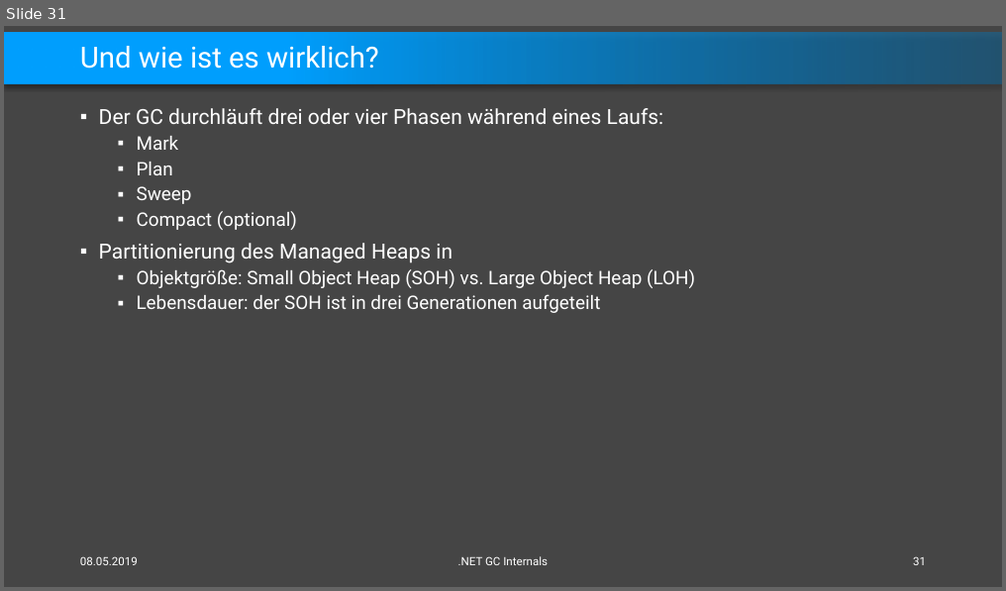
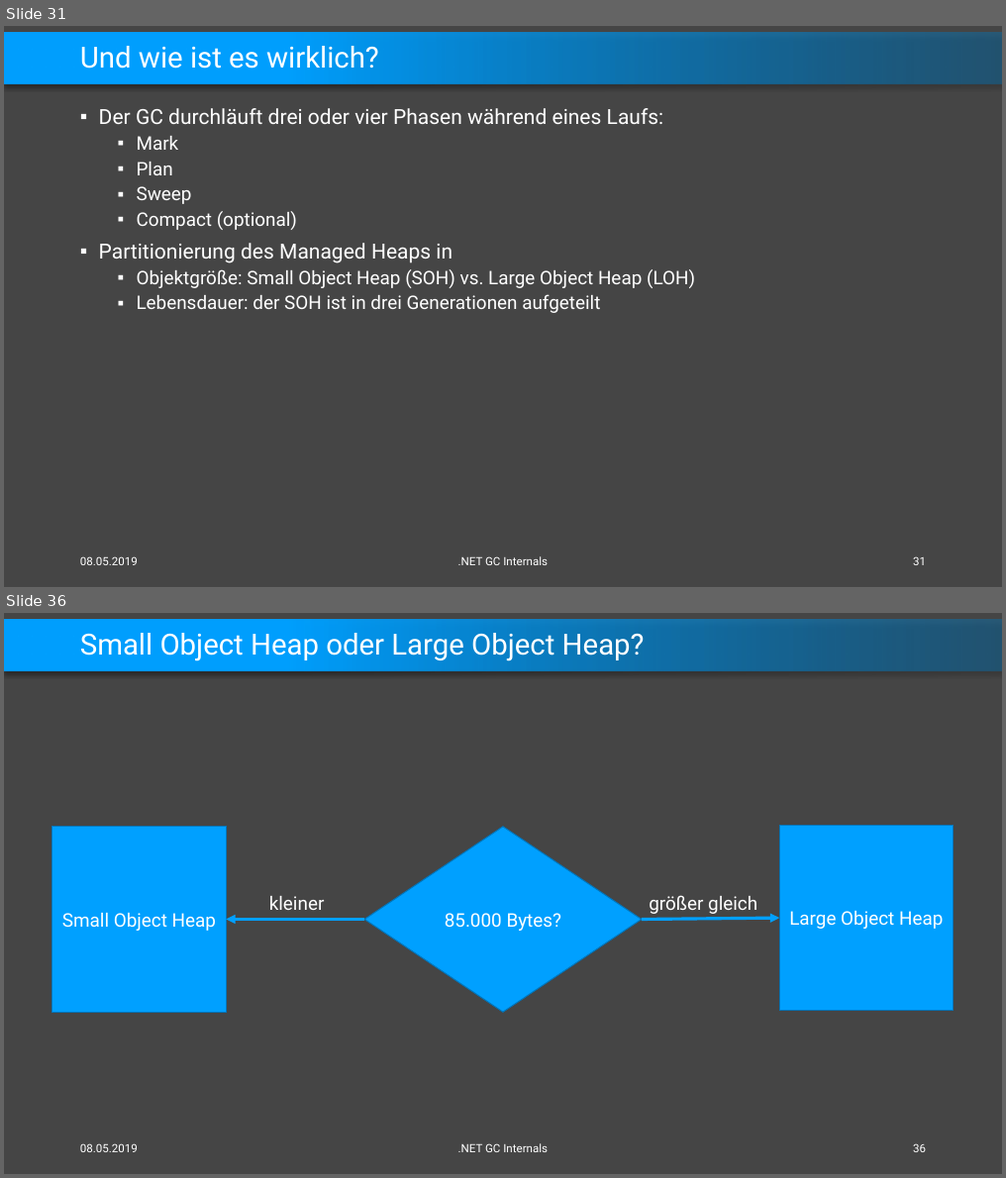
Before and after one commit to feO2x/DotnetGCInternals, a slide deck: Dotnet GC Internals.pptx. Shown one above the other, each under a label of ours: slide 31 before the commit, slides 31 and 36 after it; the slides between them are not shown. The pictures are 1006x591 and 1006x1178 pixels, drawn with LibreOffice and Linux fonts; fonts in the diff are those of the drawing. Boxes give left, top, right and bottom in pixels: in the first picture for what was removed or moved away, otherwise in the second. Text is boxed around its words. In the diff, an @@ line names an element or a change of style, - is before the commit and + after.

```diff
--- a/Dotnet GC Internals.pptx
+++ b/Dotnet GC Internals.pptx
@@ slide 36 added at (x1=4, y1=613, x2=1002, y2=1174), background #454545; not listed: 1 template element that a slide beside it also shows @@
@@ title added at (x1=80, y1=633, x2=645, y2=662), 28 pt, text #FFFFFF @@
+Small Object Heap oder Large Object Heap?
@@ rectangle added at (x1=53, y1=827, x2=227, y2=1012), fill #00A0FF, outline #0076BD 1 pt, 18 pt, text #FFFFFF @@
+Small Object Heap
@@ diamond added at (x1=364, y1=827, x2=642, y2=1012), fill #00A0FF, outline #0076BD 1 pt, 18 pt, text #FFFFFF @@
+85.000 Bytes?
@@ rectangle added at (x1=779, y1=826, x2=953, y2=1011), fill #00A0FF, outline #0076BD 1 pt, 18 pt, text #FFFFFF @@
+Large Object Heap
@@ text added at (x1=269, y1=896, x2=325, y2=910), 18 pt, text #FFFFFF @@
+kleiner
@@ text added at (x1=648, y1=895, x2=757, y2=914), 18 pt, text #FFFFFF @@
+größer gleich
@@ arrow added from (364, 919) to (227, 919), #00A0FF 3 pt @@
@@ arrow added from (642, 919) to (779, 919), #00A0FF 3 pt @@
@@ text added at (x1=80, y1=1144, x2=138, y2=1153), 11 pt, text #FFFFFF @@
+08.05.2019
@@ text added at (x1=458, y1=1144, x2=548, y2=1153), 11 pt, text #FFFFFF @@
+.NET GC Internals
@@ page number added at (x1=913, y1=1144, x2=926, y2=1153), 11 pt, text #FFFFFF @@
+36
```
Also in this commit, not shown: 1 slide changed, 4 other slides added.
